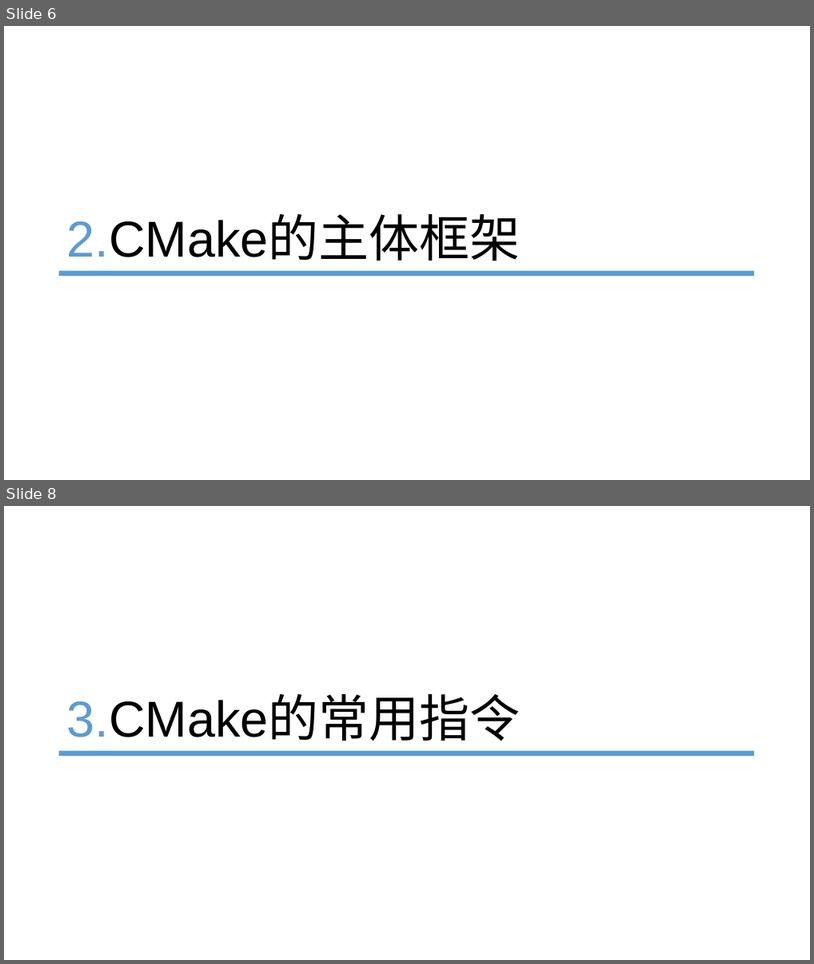
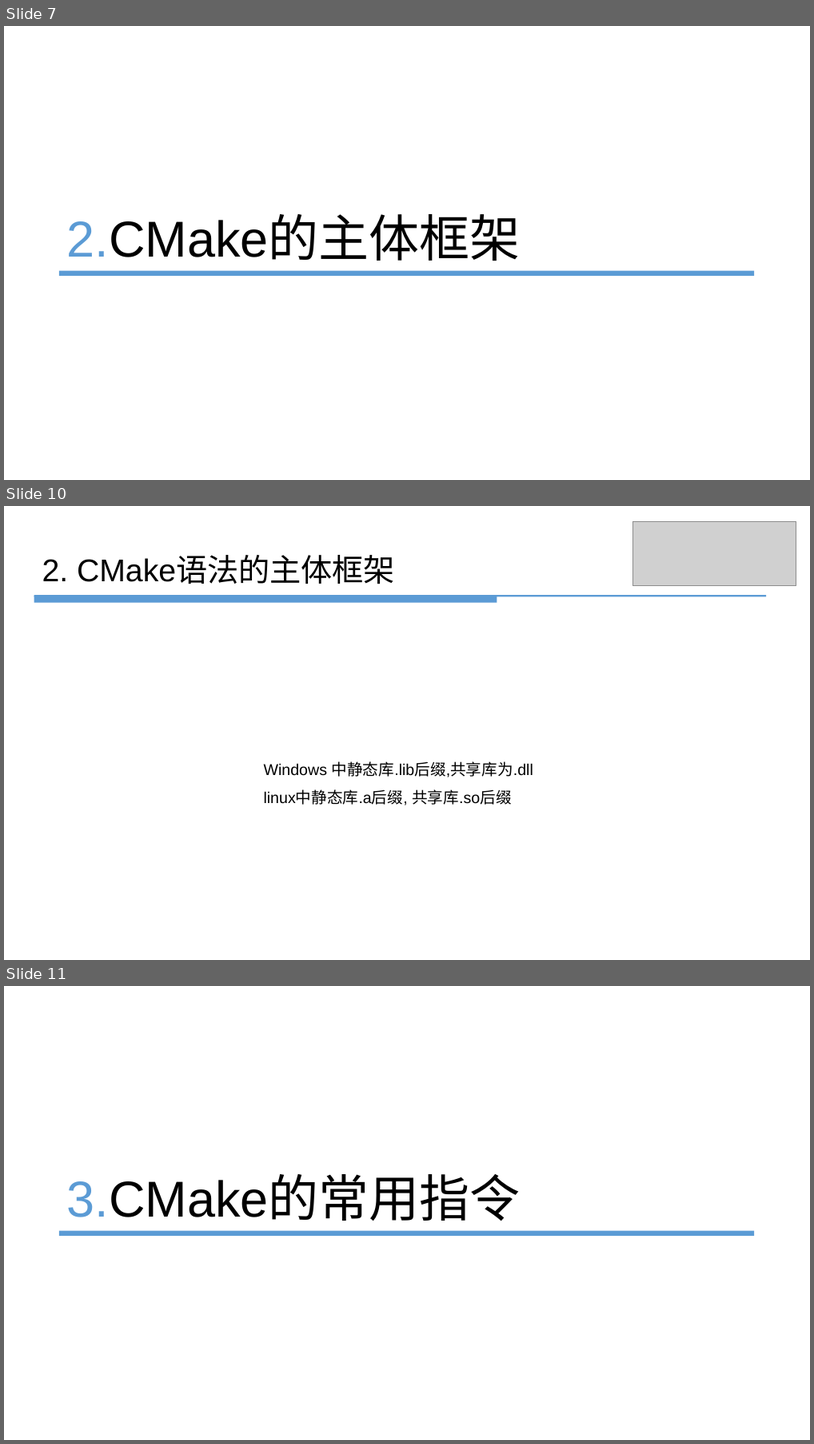
Before and after one commit to panshengli/slam_research_club, a slide deck: cmake_practice/预备讲-Cmake_潘胜利20101026.pptx. Shown one above the other, each under a label of ours: slides 6 and 8 before the commit, slides 7, 10 and 11 after it; the slides between them are not shown. The pictures are 814x964 and 814x1444 pixels, drawn with LibreOffice and Linux fonts; fonts in the diff are those of the drawing; grey boxes stand for pictures. Boxes give left, top, right and bottom in pixels: in the first picture for what was removed or moved away, otherwise in the second. Text is boxed around its words. In the diff, an @@ line names an element or a change of style, - is before the commit and + after.

```diff
--- a/cmake_practice/预备讲-Cmake_潘胜利20101026.pptx
+++ b/cmake_practice/预备讲-Cmake_潘胜利20101026.pptx
@@ slide 10 added at bbox=[4, 506, 810, 960], background #FFFFFF @@
@@ picture added at bbox=[633, 521, 797, 586] @@
@@ text added at bbox=[42, 556, 395, 584], 28 pt, text #000000 @@
+2. CMake语法的主体框架
@@ line added from (34, 596) to (767, 596), #5B9BD5 1.5 pt @@
@@ line added from (34, 599) to (498, 599), #5B9BD5 6.01 pt @@
@@ text added at bbox=[264, 761, 534, 805], 14 pt, text #000000 @@
+Windows 中静态库.lib后缀,共享库为.dll linux中静态库.a后缀, 共享库.so后缀
@@ what was slide 6 is now slide 7 @@
@@ what was slide 8 is now slide 11 @@
```
Also in this commit, not shown: 4 slides changed, 3 other slides added, 1 slide removed, 1 other file.
